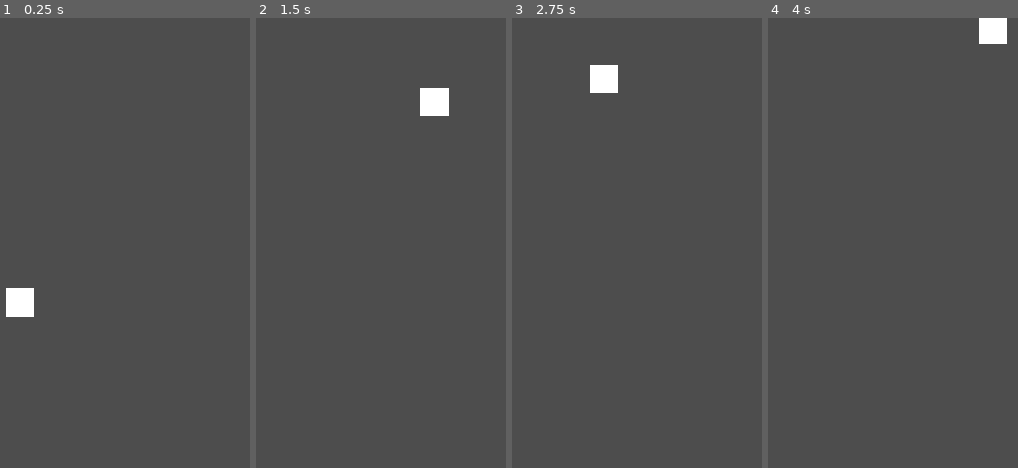
Above: before the commit, frames 1-4 (left to right).
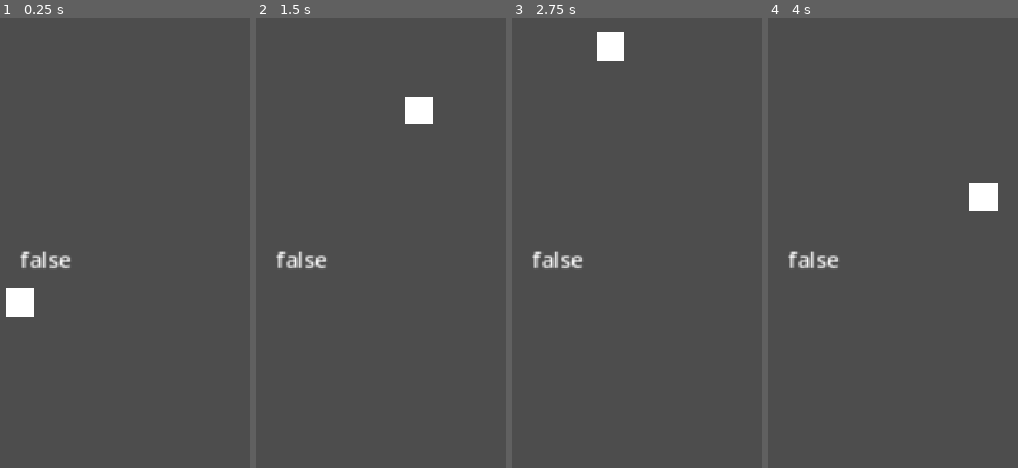
Above: after the commit, the same moments.

Repository: avoidofme/rect-game
Game: Godot game, scene res://main.tscn
Same seed, same stepped clock (60 frames per second), same inputs: the game is played once before the commit and once after it.
Inputs:
- Up to frame 1 (0.25 s): no input
- Up to frame 2 (1.5 s): tap Enter (reverse) at 0.5 s; hold Shift (run) 0.53-1.28 s; hold Right (right) from 0.53 s (still down); tap Space (jump) at 0.77, 0.8, 1.07, 1.35 s
- Up to frame 3 (2.75 s): tap Space (jump) at 1.52, 1.82, 2.3 s; tap Shift (run) at 1.55 s; release Right (right) at 2.03 s; hold Left (left) from 2.03 s (still down); hold Shift (run) from 2.03 s (still down)
- Up to frame 4 (4 s): release Left (left) at 2.78 s; release Shift (run) at 2.78 s; hold Right (right) from 2.78 s (still down); tap Shift (run) at 2.85 s; tap Space (jump) at 3.02, 3.32 s; hold Space (jump) from 3.53 s (still down)

The runs differ from the first frame. In frame 1, 0.5% of the frame differs, in the area x 8-28%, y 51-56%; in frame 2, 1.4%; in frame 3, 1.9%, in the area x 8-45%, y 3-56%; in frame 4, 1.8%.

Commit message:
better jump

Diff:
--- a/main.tscn
+++ b/main.tscn
@@ -40,7 +40,13 @@
 one_shot = true
 ignore_time_scale = true
 
-[node name="coyote_timer" type="Timer" parent="player" unique_id=1266216557]
+[node name="dashing_timer" type="Timer" parent="player" unique_id=1304713808]
+wait_time = 0.2
+one_shot = true
+
+[node name="jump_buffer_timer" type="Timer" parent="player" unique_id=1266216557]
+wait_time = 0.12
+one_shot = true
 
 [node name="floor" type="StaticBody2D" parent="." unique_id=970430886]
 position = Vector2(0, 163)
@@ -79,3 +85,4 @@
 offset_bottom = 23.0
 
 [connection signal="timeout" from="player/dash_timer" to="player" method="_on_dash_timer_timeout"]
+[connection signal="timeout" from="player/jump_buffer_timer" to="player" method="_on_jump_buffer_timer_timeout"]
--- a/player.gd
+++ b/player.gd
@@ -1,15 +1,20 @@
 extends CharacterBody2D
 @onready var dash_timer: Timer = $dash_timer
-@onready var coyote_timer: Timer = $coyote_timer
+@onready var dashing_timer: Timer = $dashing_timer
+@onready var jump_buffer_timer: Timer = $jump_buffer_timer
 
-const SPEED = 100.0
-const JUMP_VELOCITY = -600.0
+const speed = 100.0
+const jump_vel = -200.0
+var jump_vel_avail = jump_vel
+
 var is_grounded = false
 
 var is_jumping = false
 var can_jump = false
 var max_jump = 1
 var jump_avail = max_jump
+
+var jump_buffer = false
 
 var is_running = false
 
@@ -20,6 +25,9 @@
 
 var is_dashing = false
 var dash_dir = null
+
+func _process(delta: float) -> void:
+	$"../Label".text = str(can_jump)
 
 func _physics_process(delta: float) -> void:
 	is_running = false
@@ -44,12 +52,26 @@
 	if not is_on_ceiling() and is_reverse:
 		velocity += -get_gravity() * delta
 
+	if is_grounded:
+		can_jump = true
+		jump_vel_avail = jump_vel
+		reverse_avail = max_reverse
+	else:
+		can_jump = false
+
 	# Handle jump.
-	if Input.is_action_just_pressed("jump") and is_grounded:
-		is_grounded = false
-		velocity.y = -JUMP_VELOCITY if is_reverse else JUMP_VELOCITY
+	if (Input.is_action_just_pressed("jump") or jump_buffer) and (can_jump or is_jumping):
+		is_jumping = true
+		can_jump = false
+		if jump_vel_avail < -1:
+			velocity.y += -jump_vel_avail if is_reverse else jump_vel_avail
+			jump_vel_avail *= 0.7
+		else:
+			is_jumping = false
+			velocity.y *= 0.5
 
 	if Input.is_action_just_released("jump"):
+		is_jumping = false
 		if not is_reverse and velocity.y < 0:
 			velocity.y *= 0.5
 		elif is_reverse and velocity.y > 0:
@@ -66,20 +88,13 @@
 	if Input.is_action_pressed("run"):
 		is_running = true
 	if direction:
-		var speed = SPEED
-		if is_running:
-			speed *= 2
-		if not is_grounded:
-			speed *= 0.6
-		if is_dashing:
-			speed = SPEED * 50
-		velocity.x = direction * speed
+		var _speed = speed
+		if is_running: _speed *= 2
+		if not is_grounded: _speed *= 0.6
+		if is_dashing: _speed = speed * 50
+		velocity.x = direction * _speed
 	else:
-		velocity.x = move_toward(velocity.x, 0, SPEED)
-
-	# reset available reverse
-	if is_grounded:
-		reverse_avail = max_reverse
+		velocity.x = move_toward(velocity.x, 0, speed)
 
 	is_dashing = false
 
@@ -94,6 +109,12 @@
 	move_and_slide()
 
 func _input(e: InputEvent) -> void:
+	if e.is_action_pressed("ui_cancel"): get_tree().quit()
+
+	if e.is_action_pressed("jump"):
+		jump_buffer_timer.start()
+		jump_buffer = true
+
 	if e.is_action_pressed("left"):
 		if dash_dir == "l":
 			is_dashing = true
@@ -110,3 +131,7 @@
 
 func _on_dash_timer_timeout() -> void:
 	dash_dir = null
+
+
+func _on_jump_buffer_timer_timeout() -> void:
+	jump_buffer = false
